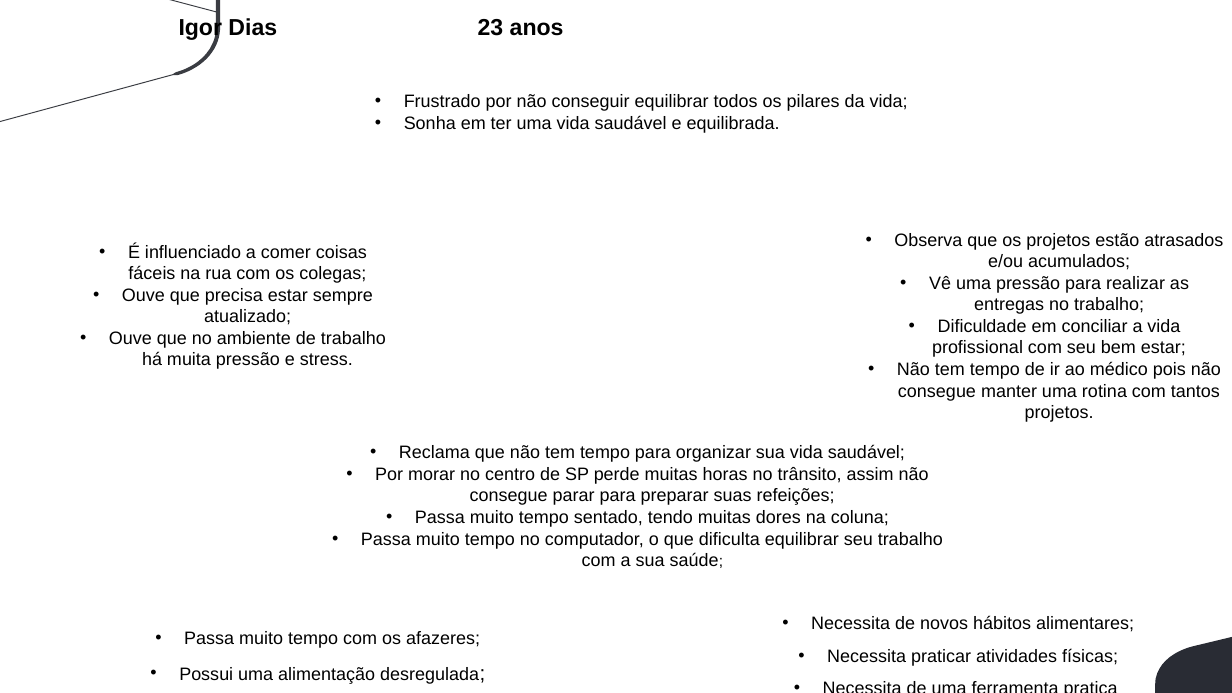
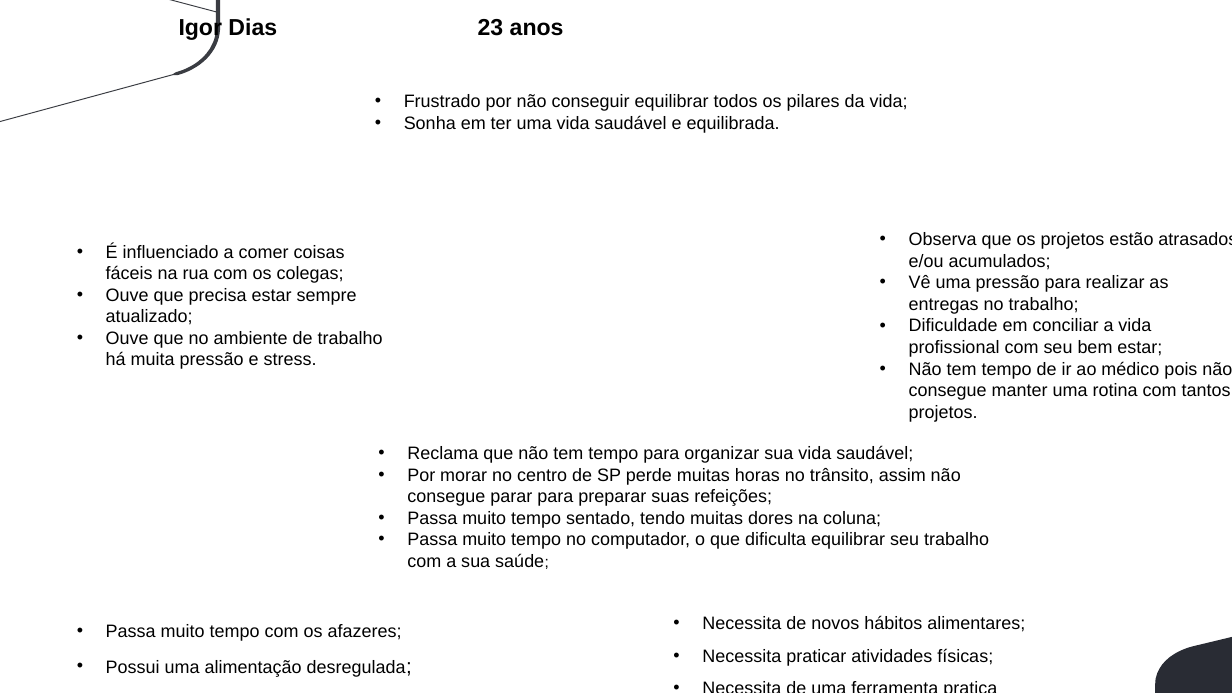
Before and after one commit to mileneoliveira/grupo04-react-web, a slide deck: slide 3 of Documentação/Documentação_Teorica/Mapa de empatia-V1.pptx. Drawn at 1232x693 pixels with LibreOffice and Linux fonts; fonts in the diff are those of the drawing; background and template pictures are left out. Boxes give left, top, right and bottom in pixels: in the first picture for what was removed or moved away, otherwise in the second. Text is boxed around its words. In the diff, an @@ line names an element or a change of style, - is before the commit and + after.

Commit message:
mapa de empatia atualizado

```diff
--- a/Documentação/Documentação_Teorica/Mapa de empatia-V1.pptx
+++ b/Documentação/Documentação_Teorica/Mapa de empatia-V1.pptx
@@ text "Observa que os projetos estão ...": place and size @@
-text "Observa que os projetos estão ..." at (894,233,1223,422)
+text "Observa que os projetos estão ..." at (909,232,1232,422)
@@ text "Reclama que não tem tempo ...": place and size @@
-text "Reclama que não tem tempo ..." at (361,445,943,566)
+text "Reclama que não tem tempo ..." at (407,445,989,567)
@@ alignment centre to left in 5 elements at (106,244,383,369), (702,616,1025,666), (909,232,1232,422), (407,445,989,567), (106,624,406,677) @@
@@ text "Passa muito tempo com os ...": place and size @@
-text "Passa muito tempo com os ..." at (179,631,480,684)
+text "Passa muito tempo com os ..." at (106,624,406,677)
```
Also in this commit, not shown: 1 other file.
